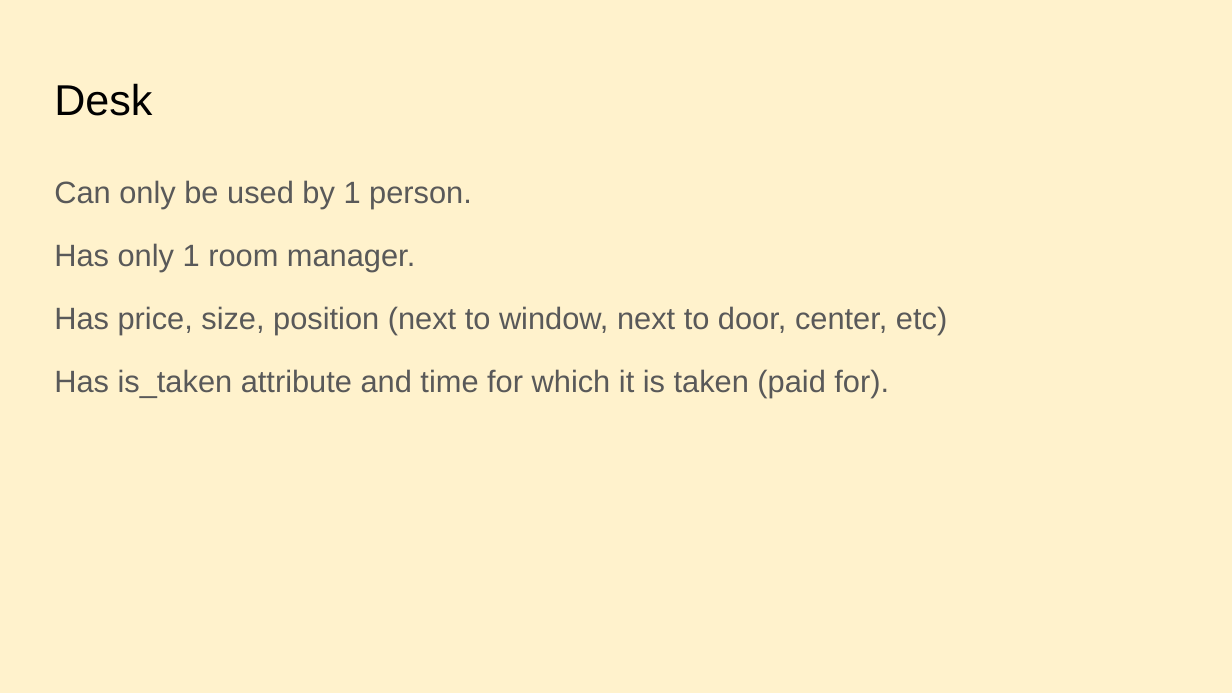
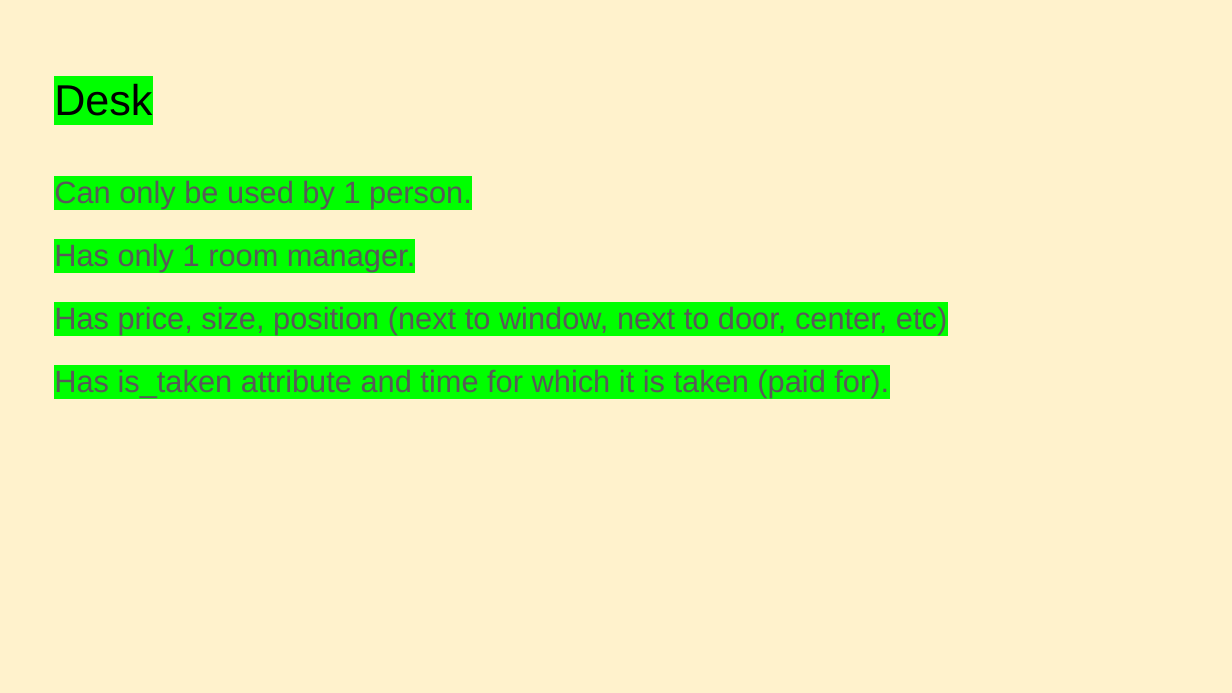
Before and after one commit to NikiStoyanov/RentingSystem, a slide deck: slide 6 of Programmingo project.pptx. Drawn at 1232x693 pixels with LibreOffice and Linux fonts; fonts in the diff are those of the drawing. Boxes give left, top, right and bottom in pixels: in the first picture for what was removed or moved away, otherwise in the second. Text is boxed around its words. In the diff, an @@ line names an element or a change of style, - is before the commit and + after.

```diff
--- a/Programmingo project.pptx
+++ b/Programmingo project.pptx
@@ title "Desk" at (54,83,152,116): highlight none to #00FF00 @@
@@ text "Can only be used by ..." at (54,180,947,398): highlight none to #00FF00 @@
```
Also in this commit, not shown: 5 other slides changed, 8 other files.
